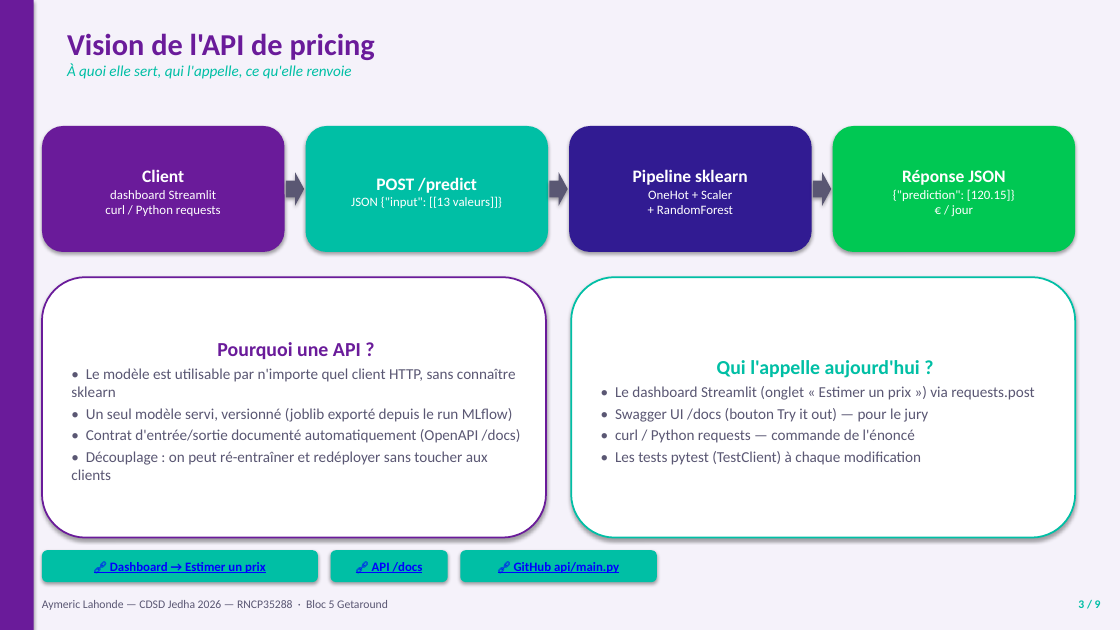
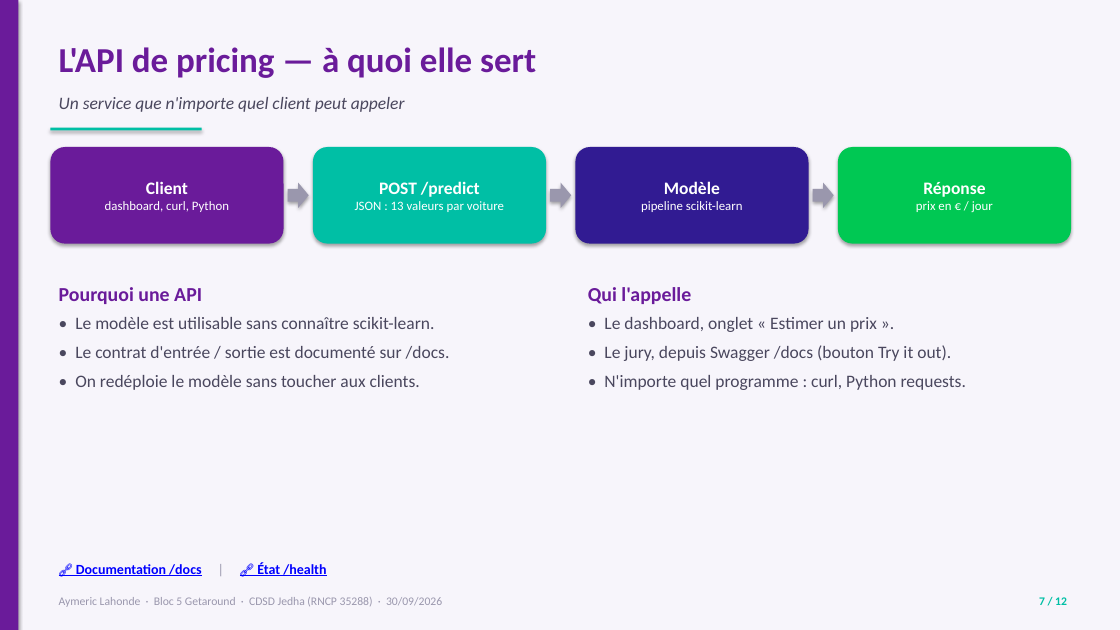
Before and after one commit to aymericlahonde-dotcom/cdsd-b5-getaround, a slide deck: slide 7 of Presentation_Getaround_Soutenance.pptx (slide 3 before the commit). Drawn at 1120x630 pixels with LibreOffice and Linux fonts; fonts in the diff are those of the drawing. Boxes give left, top, right and bottom in pixels: in the first picture for what was removed or moved away, otherwise in the second. Text is boxed around its words. In the diff, an @@ line names an element or a change of style, - is before the commit and + after.

Commit message:
PPT de soutenance refait sur la structure Jedha (12 slides, captures, liens) + script de captures

```diff
--- a/Presentation_Getaround_Soutenance.pptx
+++ b/Presentation_Getaround_Soutenance.pptx
@@ rectangle: place and size @@
-rectangle at box(0, 0, 34, 630)
+rectangle at box(0, 0, 18, 630)
@@ rectangle at box(0, 0, 1120, 630): fill #F5F2FA to #F7F5FB @@
@@ text at box(59, 47, 536, 78): text changed; size 13 to 30 pt; text colour #00BFA5 to #6A1B9A; bold on; italic off @@
-Vision de l'API de pricing
-À quoi elle sert, qui l'appelle, ce qu'elle renvoie
+L'API de pricing — à quoi elle sert
@@ text added at box(59, 97, 405, 112), 15 pt, text #4A475E, italic @@
+Un service que n'importe quel client peut appeler
@@ rounded rectangle "Client": place and size @@
-rounded rectangle "Client" at box(42, 126, 285, 252)
+rounded rectangle "Client" at box(50, 147, 283, 244)
@@ rectangle added at box(50, 128, 202, 130), fill #00BFA5 @@
@@ rounded rectangle "POST /predict": place and size @@
-rounded rectangle "POST /predict" at box(306, 126, 549, 252)
+rounded rectangle "POST /predict" at box(313, 147, 546, 244)
@@ rounded rectangle removed at box(570, 126, 812, 252) @@
-Pipeline sklearn
-OneHot + Scaler
-+ RandomForest
@@ rounded rectangle added at box(576, 147, 808, 244), fill #311B92, 11 pt, text #FFFFFF @@
+Modèle
+pipeline scikit-learn
@@ proportions changed in 3 elements at box(50, 147, 283, 244), box(313, 147, 546, 244), box(838, 147, 1070, 244) @@
@@ rounded rectangle "Réponse": place and size @@
-rounded rectangle "Réponse" at box(833, 126, 1075, 252)
+rounded rectangle "Réponse" at box(838, 147, 1070, 244)
@@ text in rounded rectangle at box(105, 201, 229, 212): text changed @@
-dashboard Streamlit
-curl / Python requests
+dashboard, curl, Python
@@ fill #5A5773 to #9A97AD in 3 elements at box(813, 182, 834, 208), box(550, 182, 571, 208), box(287, 182, 308, 208) @@
@@ right arrow: place and size @@
-right arrow at box(286, 172, 304, 206)
+right arrow at box(287, 182, 308, 208)
@@ text in rounded rectangle at box(355, 201, 504, 212): text changed @@
-JSON {"input": [[13 valeurs]]}
+JSON : 13 valeurs par voiture
@@ right arrow: place and size @@
-right arrow at box(549, 172, 568, 206)
+right arrow at box(550, 182, 571, 208)
@@ right arrow: place and size @@
-right arrow at box(813, 172, 832, 206)
+right arrow at box(813, 182, 834, 208)
@@ text in rounded rectangle at box(916, 182, 993, 212): text changed @@
-Réponse JSON
-{"prediction": [120.15]}
-€ / jour
+Réponse
+prix en € / jour
@@ text "Pourquoi une API": place and size @@
-text "Pourquoi une API" at box(42, 277, 546, 538)
+text "Pourquoi une API" at box(59, 287, 450, 390)
@@ text "Pourquoi une API" at box(59, 287, 450, 390): vertical alignment middle to top; fill #FFFFFF to none; outline #6A1B9A 1.5 pt to none; shadow off @@
@@ text at box(59, 287, 450, 390): text changed; size 13 to 15 pt; text colour #5A5773 to #4A475E @@
-Pourquoi une API ?
-• Le modèle est utilisable par n'importe quel client HTTP, sans connaître sklearn
-• Un seul modèle servi, versionné (joblib exporté depuis le run MLflow)
-• Contrat d'entrée/sortie documenté automatiquement (OpenAPI /docs)
-• Découplage : on peut ré-entraîner et redéployer sans toucher aux clients
+Pourquoi une API
+• Le modèle est utilisable sans connaître scikit-learn.
+• Le contrat d'entrée / sortie est documenté sur /docs.
+• On redéploie le modèle sans toucher aux clients.
@@ text "Qui l'appelle": place and size @@
-text "Qui l'appelle" at box(571, 277, 1075, 538)
+text "Qui l'appelle" at box(588, 287, 966, 390)
@@ text "Qui l'appelle" at box(588, 287, 966, 390): vertical alignment middle to top; fill #FFFFFF to none; outline #00BFA5 1.5 pt to none; shadow off @@
@@ text at box(588, 287, 966, 390): text changed; size 13 to 15 pt; text colour #5A5773 to #4A475E @@
-Qui l'appelle aujourd'hui ?
-• Le dashboard Streamlit (onglet « Estimer un prix ») via requests.post
-• Swagger UI /docs (bouton Try it out) — pour le jury
-• curl / Python requests — commande de l'énoncé
-• Les tests pytest (TestClient) à chaque modification
+Qui l'appelle
+• Le dashboard, onglet « Estimer un prix ».
+• Le jury, depuis Swagger /docs (bouton Try it out).
+• N'importe quel programme : curl, Python requests.
@@ rounded rectangle removed at box(42, 550, 318, 582) @@
-🔗 Dashboard → Estimer un prix
@@ text added at box(76, 562, 326, 576), 12 pt, text #0000FF, bold, underline @@
+🔗 Documentation /docs | 🔗 État /health
@@ rounded rectangle removed at box(331, 550, 449, 582) @@
-🔗 API /docs
@@ rounded rectangle removed at box(460, 550, 657, 582) @@
-🔗 GitHub api/main.py
@@ text at box(59, 597, 442, 607): text changed; text colour #5A5773 to #9A97AD @@
-Aymeric Lahonde — CDSD Jedha 2026 — RNCP35288 · Bloc 5 Getaround
+Aymeric Lahonde · Bloc 5 Getaround · CDSD Jedha (RNCP 35288) · 30/09/2026
@@ text added at box(1039, 597, 1067, 605), 10 pt, text #00BFA5, bold @@
+7 / 12
@@ text removed at box(1078, 600, 1101, 608) @@
-3 / 9
```
Also in this commit, not shown: 1 other slide changed, 10 slides added, 7 slides removed, 2 other files.
